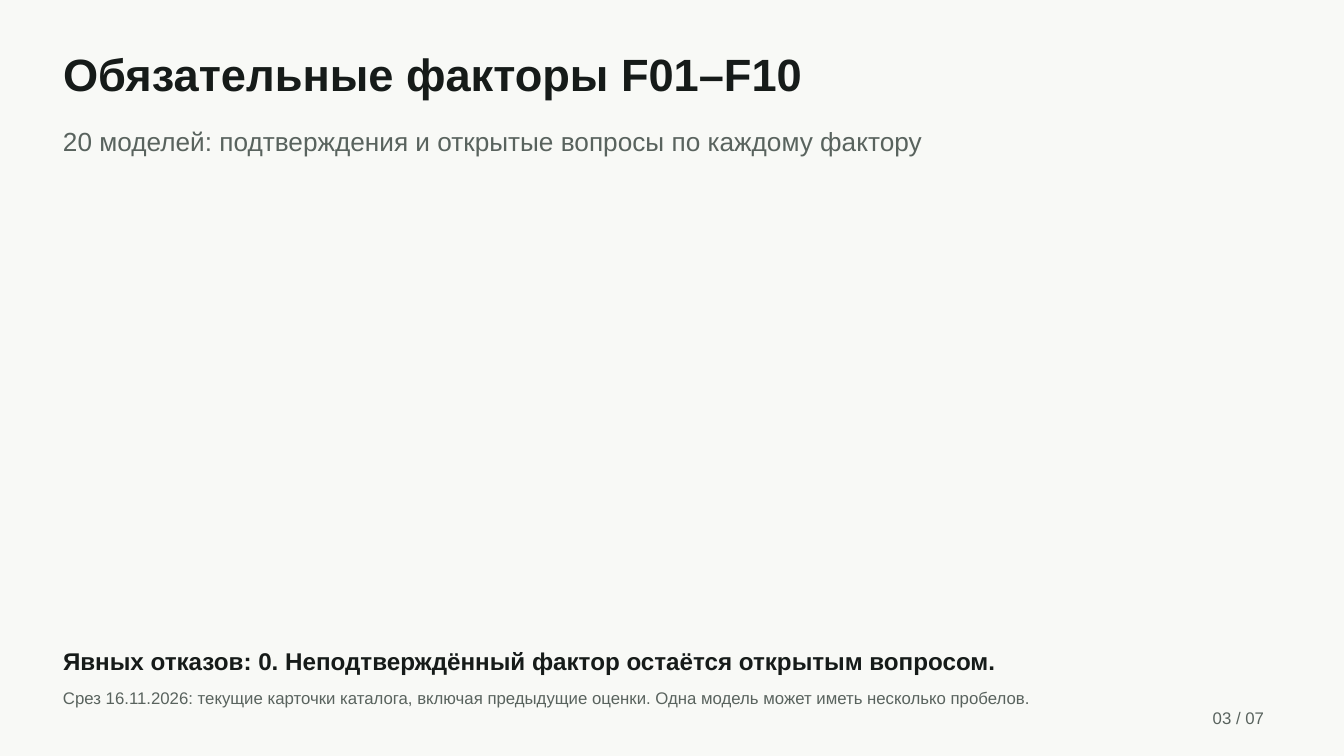
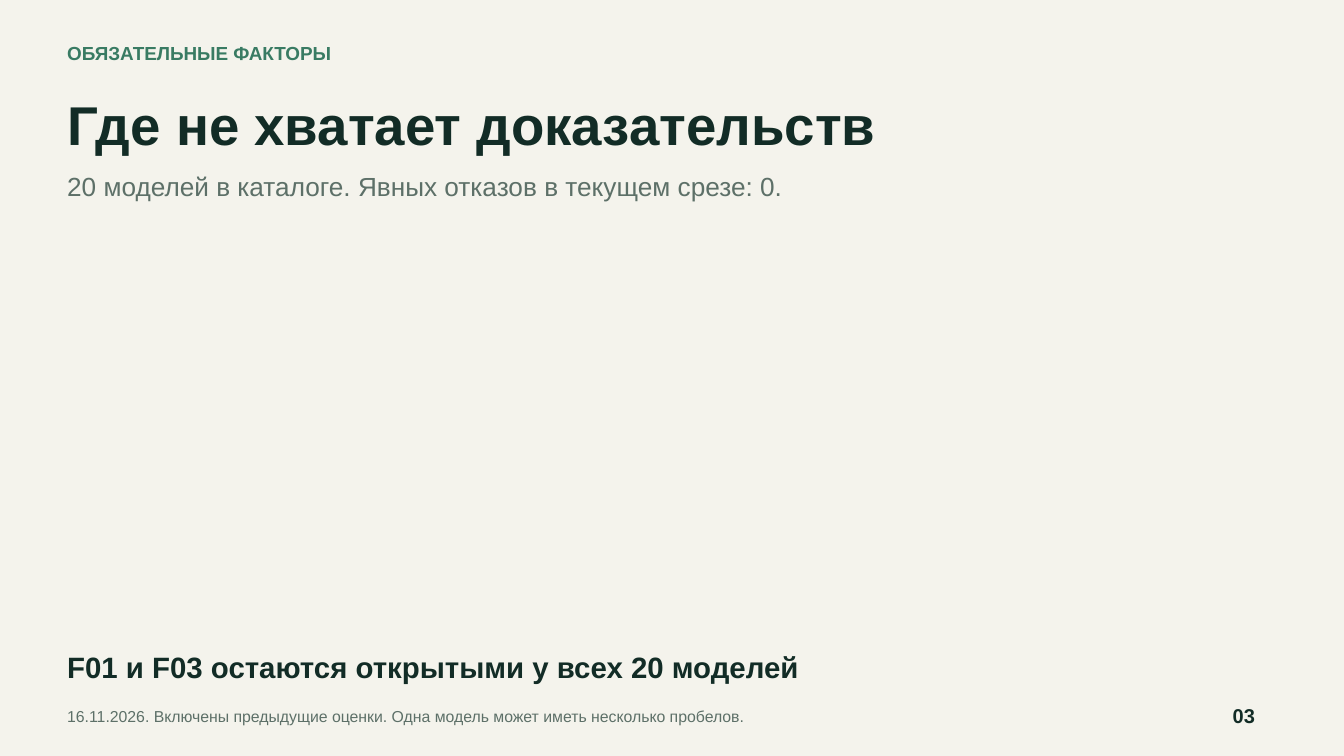
Before and after one commit to bcmle/test_ai_builder, a slide deck: slide 3 of presentation/AI-Builder-CEO.pptx. Drawn at 1344x756 pixels with LibreOffice and Linux fonts; fonts in the diff are those of the drawing. Boxes give left, top, right and bottom in pixels: in the first picture for what was removed or moved away, otherwise in the second. Text is boxed around its words. In the diff, an @@ line names an element or a change of style, - is before the commit and + after.

Commit message:
design: restyle CEO deck with editorial layouts and optical cover

```diff
--- a/presentation/AI-Builder-CEO.pptx
+++ b/presentation/AI-Builder-CEO.pptx
@@ background #F8F9F6 to #F4F3EC @@
@@ text at <box>67,47,331,60</box>: text changed; size 32.2 to 13.5 pt; text colour #161B19 to #397B63 @@
-Обязательные факторы F01–F10
+ОБЯЗАТЕЛЬНЫЕ ФАКТОРЫ
@@ text added at <box>67,107,876,156</box>, 39 pt, text #122C26, bold @@
+Где не хватает доказательств
@@ text at <box>67,176,782,202</box>: text changed; text colour #59635E to #5D7068 @@
-20 моделей: подтверждения и открытые вопросы по каждому фактору
+20 моделей в каталоге. Явных отказов в текущем срезе: 0.
@@ text at <box>67,656,799,684</box>: text changed; size 17.2 to 21 pt; text colour #161B19 to #122C26 @@
-Явных отказов: 0. Неподтверждённый фактор остаётся открытым вопросом.
+F01 и F03 остаются открытыми у всех 20 моделей
@@ text at <box>67,710,744,726</box>: text changed; size 12 to 11.2 pt; text colour #59635E to #5D7068 @@
-Срез 16.11.2026: текущие карточки каталога, включая предыдущие оценки. Одна модель может иметь несколько пробелов.
+16.11.2026. Включены предыдущие оценки. Одна модель может иметь несколько пробелов.
@@ text at <box>1233,709,1255,724</box>: text changed; size 12 to 14.2 pt; text colour #59635E to #122C26; bold on @@
-03 / 07
+03
```
Also in this commit, not shown: 5 other slides changed, 1 slide added, 1 slide removed, 11 other files.
